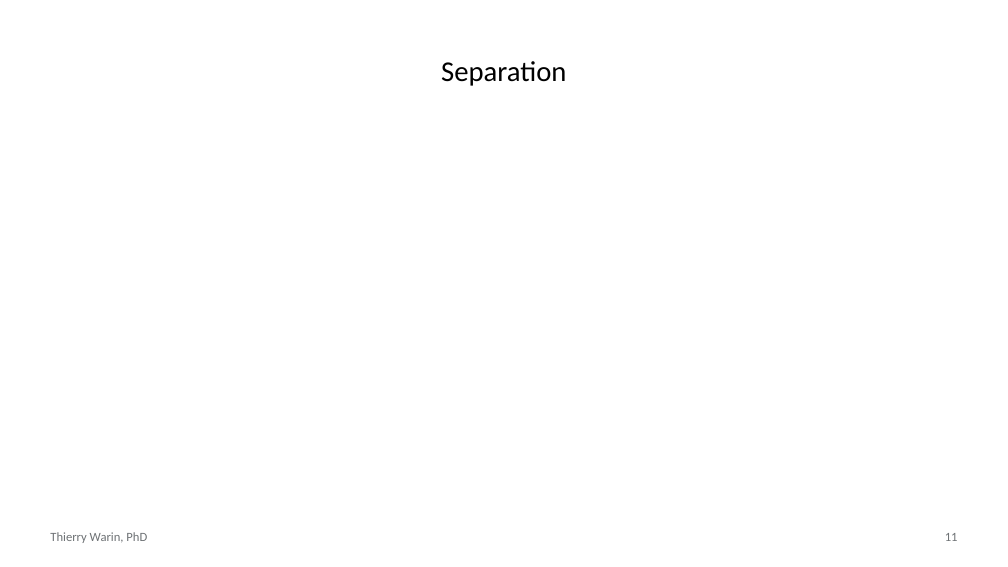
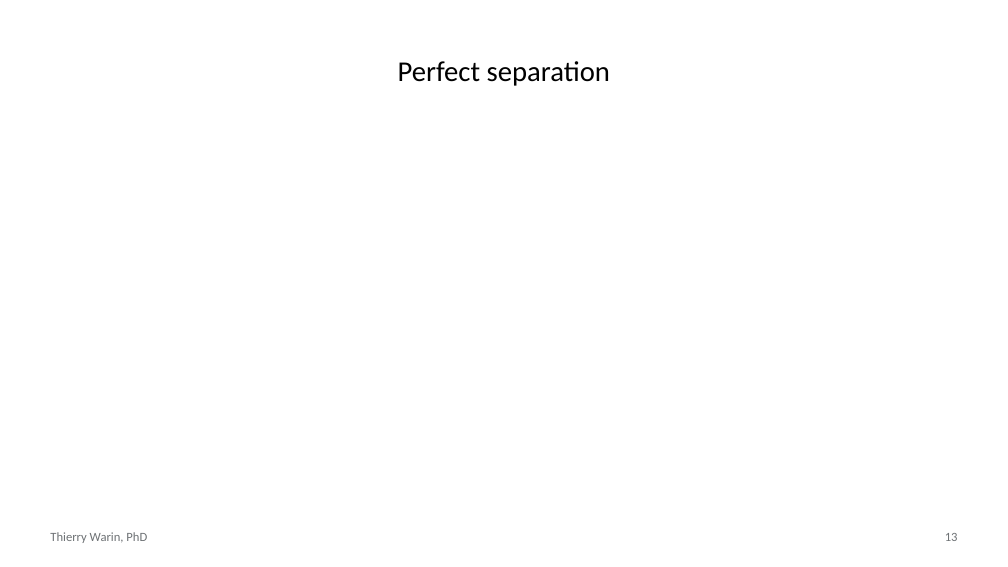
Before and after one commit to warint/quantitative-methods, a slide deck: slide 13 of 06-classification-logistic-and-penalised/slides.pptx (slide 11 before the commit). Drawn at 1008x567 pixels with LibreOffice and Linux fonts; fonts in the diff are those of the drawing. Boxes give left, top, right and bottom in pixels: in the first picture for what was removed or moved away, otherwise in the second. Text is boxed around its words. In the diff, an @@ line names an element or a change of style, - is before the commit and + after.

```diff
--- a/06-classification-logistic-and-penalised/slides.pptx
+++ b/06-classification-logistic-and-penalised/slides.pptx
@@ title at (398,61,610,86): text changed @@
-Separation
+Perfect separation
@@ page number at (945,533,958,541): text changed @@
-11
+13
```
Also in this commit, not shown: 4 other slides changed, 31 slides added, 27 slides removed, 3 other files.
